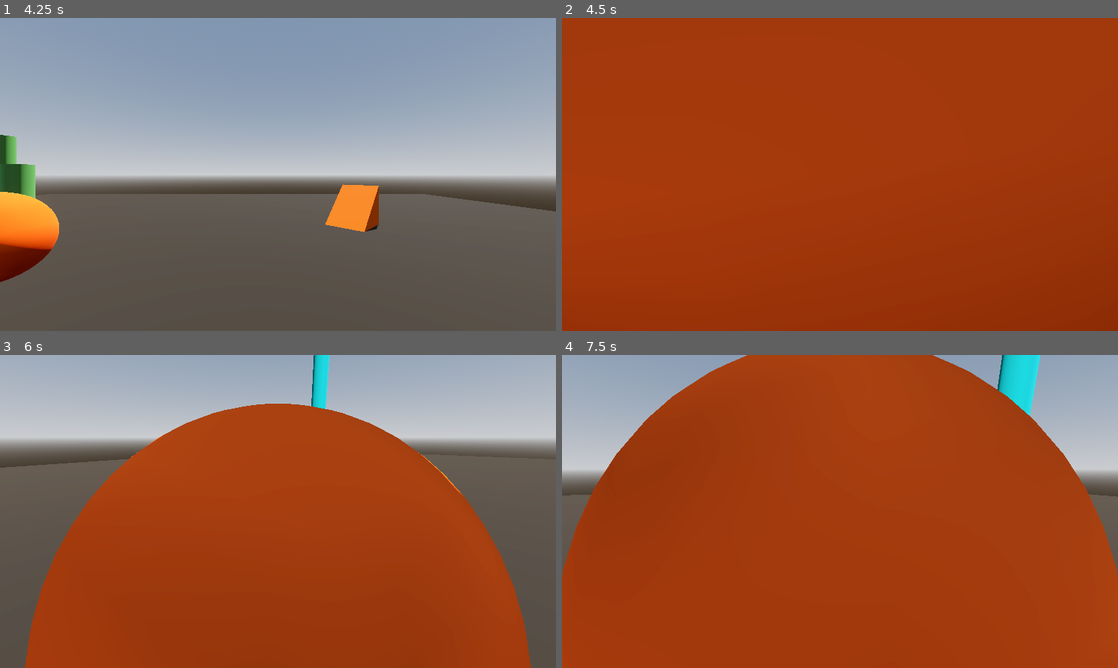
Above: before the commit, frames 1-4 (two rows, left to right).
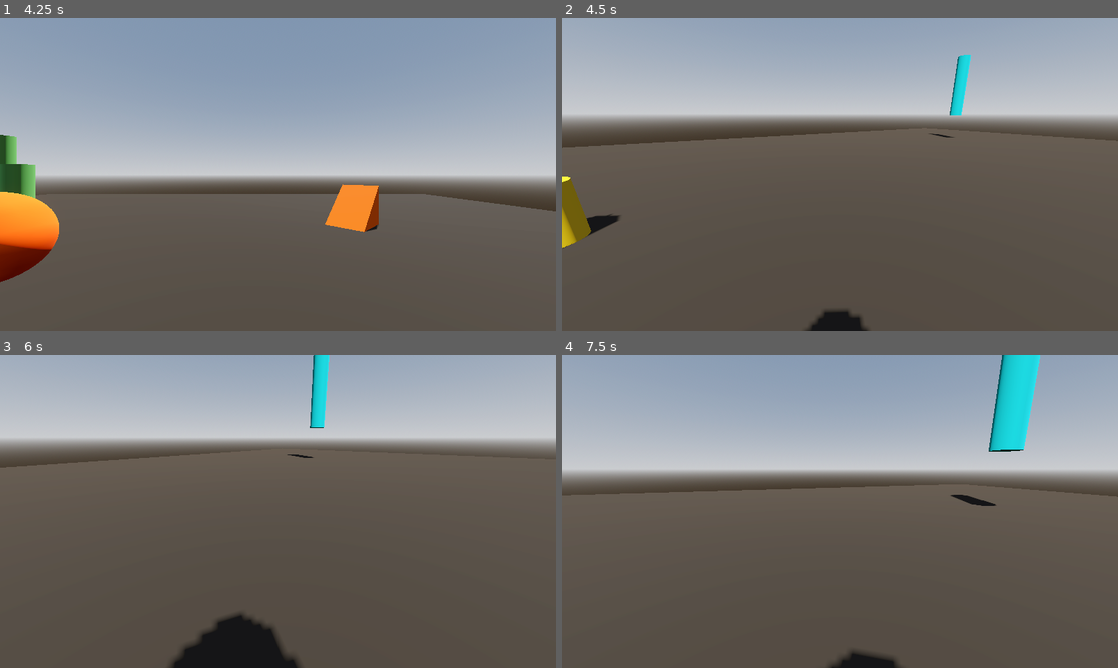
Above: after the commit, the same moments.

Repository: Isaaa43/Saudavel-e-Balanceado
Game: Godot game, scene res://cenas/main_game.tscn
The game is run twice, just before and just after one commit, with the same random seed, the same clock (stepped at 60 frames per second) and the same inputs.
Inputs (mouse positions are in pixels of both pictures, inside the frame that each line leads up to):
- Up to frame 1 (4.25 s): click (278, 224) at 0.52 s; type "Alex" at 0.6 s; click "Jogar" at 1.25 s; click "Host" at 2 s; click "Começar Partida" at 2.75 s; move the mouse to (400, 158) at 3.52 s; hold D (direita) from 3.53 s (still down); click (400, 158) at 3.6 s; tap Space (pular) at 3.77 s
- Up to frame 2 (4.5 s): move the mouse to (812, 174) at 4.27 s; release D (direita) at 4.28 s; hold W (frente) from 4.28 s (still down); click (812, 174) at 4.35 s
- Up to frame 3 (6 s): keep holding W (frente); tap Space (pular) at 4.52 s; move the mouse to (289, 505) at 5.02 s; click (289, 505) at 5.1 s; tap Enter at 5.75 s; move the mouse to (272, 517) at 5.77 s; click (272, 517) at 5.85 s
- Up to frame 4 (7.5 s): keep holding W (frente); tap Space (pular) at 6.02, 6.77 s; move the mouse to (878, 514) at 6.52 s; click (878, 514) at 6.6 s; move the mouse to (795, 508) at 7.27 s; click (795, 508) at 7.35 s

Frame 1 is identical in both runs. In frame 2, 100% of the frame differs, in the area x 0-100%, y 0-100%; in frame 3, 59%; in frame 4, 85%.

Commit message:
Adicionado cooldown ao lançar feitiços

Diff:
--- a/luta-magos/scripts/game/characters/lancador_feiticos.gd
+++ b/luta-magos/scripts/game/characters/lancador_feiticos.gd
@@ -14,7 +14,11 @@
 		_cooldowns[id] = maxf(0.0, _cooldowns[id] - delta)
 
 func _lancar_feitico_escolhido(feitico_id: String) -> void:
+	if _cooldowns.get(feitico_id, 0) > 0.1: return
+
 	var feitico_def : FeiticoDefinicaoRes = spell_registry.get_feitico(feitico_id)
+
+	_cooldowns[feitico_id] = feitico_def.cooldown
 
 	var feitico_contexto := FeiticoContexto.new()
 	feitico_contexto.feitico_id = feitico_def.feitico_id
